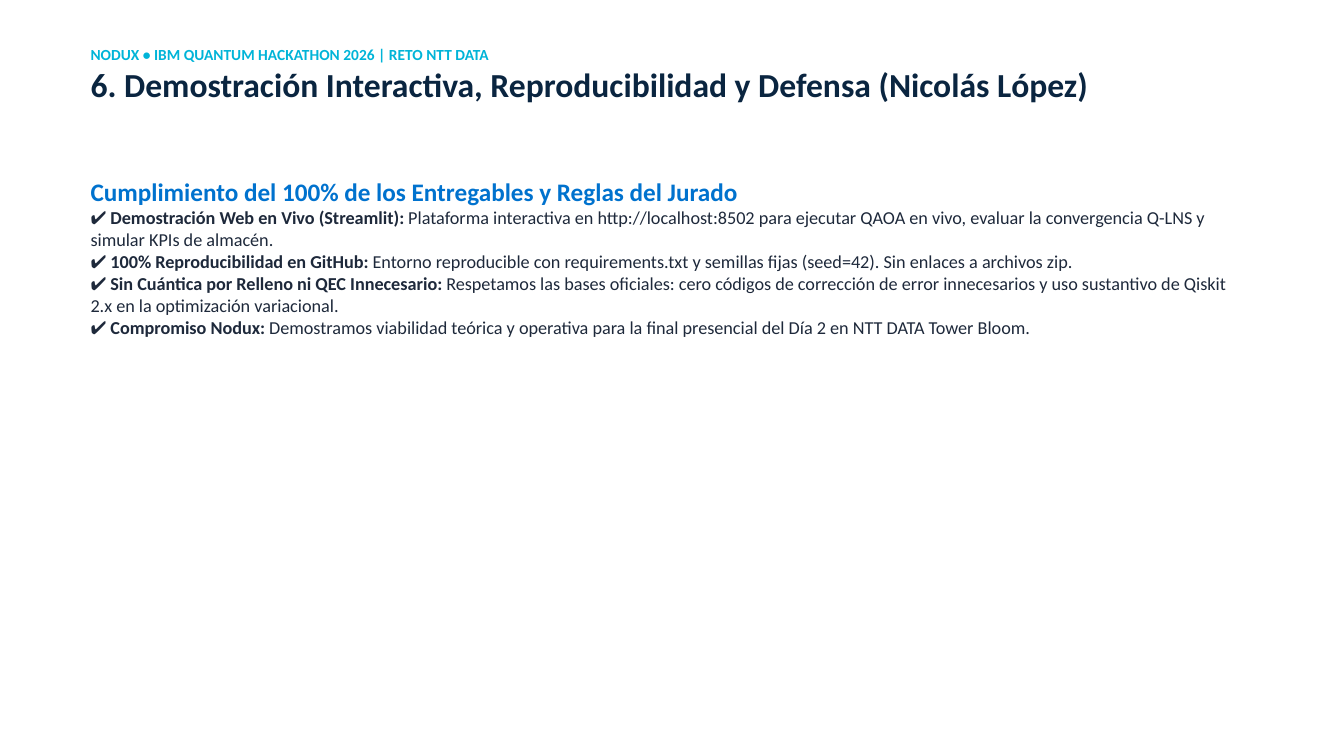
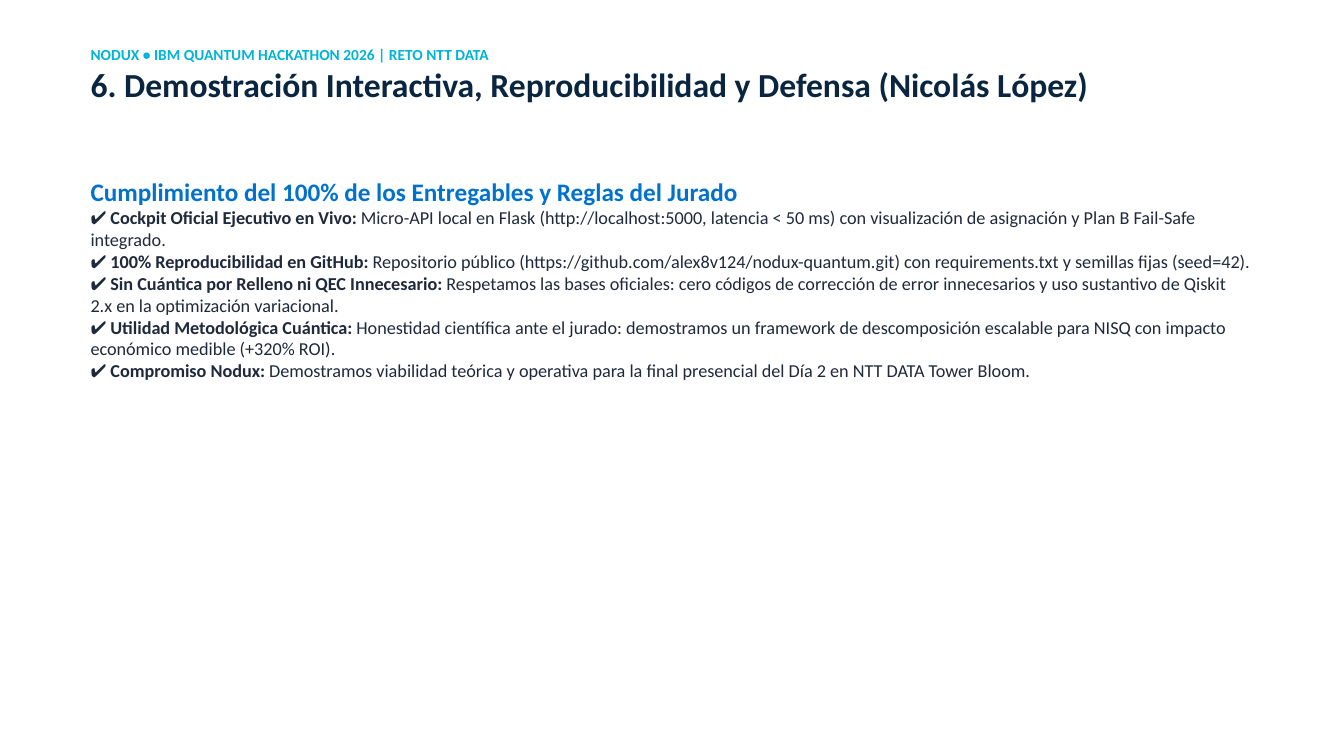
Before and after one commit to alex8v124/nodux-quantum, a slide deck: slide 7 of pitch/NODUX_Pitch_Deck_QAP10_NTT_DATA.pptx. Drawn at 1344x756 pixels with LibreOffice and Linux fonts; fonts in the diff are those of the drawing. Boxes give left, top, right and bottom in pixels: in the first picture for what was removed or moved away, otherwise in the second. Text is boxed around its words. In the diff, an @@ line names an element or a change of style, - is before the commit and + after.

Commit message:
fix(wally-review): fix 100-qubit memory scale to 20M YB, 14! to 87 billion, unify MPS vars to 4150, derive lambda=60 bound, calibrate ROI to S/28k per wh (+320%), unify Flask demo, and align quantum methodological utility narrative

```diff
--- a/pitch/NODUX_Pitch_Deck_QAP10_NTT_DATA.pptx
+++ b/pitch/NODUX_Pitch_Deck_QAP10_NTT_DATA.pptx
@@ text at (x1=91, y1=211, x2=1250, y2=271): text changed @@
-✔ Demostración Web en Vivo (Streamlit): Plataforma interactiva en http://localhost:8502 para ejecutar QAOA en vivo, evaluar la convergencia Q-LNS y simular KPIs de almacén.
-✔ 100% Reproducibilidad en GitHub: Entorno reproducible con requirements.txt y semillas fijas (seed=42). Sin enlaces a archivos zip.
+✔ Cockpit Oficial Ejecutivo en Vivo: Micro-API local en Flask (http://localhost:5000, latencia < 50 ms) con visualización de asignación y Plan B Fail-Safe integrado.
+✔ 100% Reproducibilidad en GitHub: Repositorio público (https://github.com/alex8v124/nodux-quantum.git) con requirements.txt y semillas fijas (seed=42).
@@ text at (x1=91, y1=321, x2=1226, y2=358): paragraph added @@
+✔ Utilidad Metodológica Cuántica: Honestidad científica ante el jurado: demostramos un framework de descomposición escalable para NISQ con impacto económico medible (+320% ROI).
```
Also in this commit, not shown: 4 other slides changed, 9 other files.
